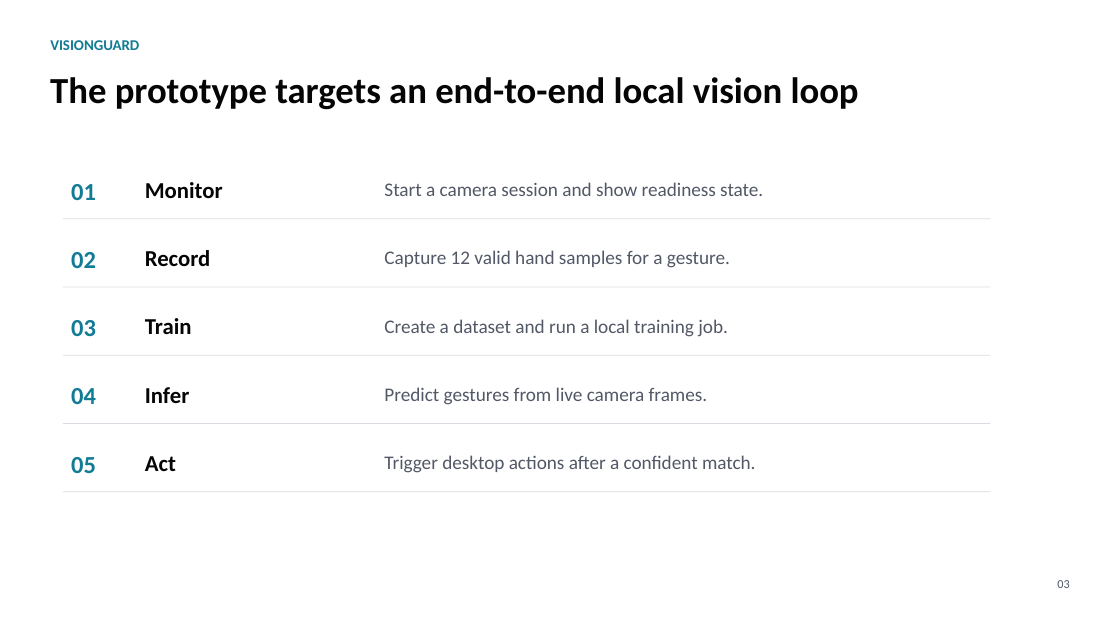
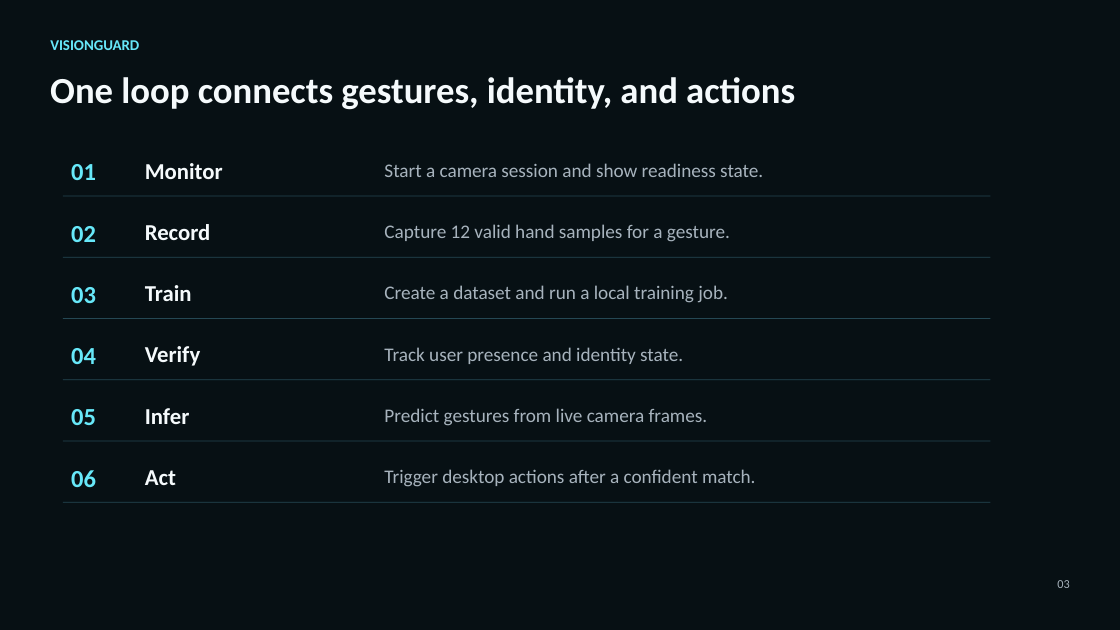
Before and after one commit to StefanPenchev05/VisionGuard, a slide deck: slide 3 of docs/report/visionguard_presentation.pptx. Drawn at 1120x630 pixels with LibreOffice and Linux fonts; fonts in the diff are those of the drawing. Boxes give left, top, right and bottom in pixels: in the first picture for what was removed or moved away, otherwise in the second. Text is boxed around its words. In the diff, an @@ line names an element or a change of style, - is before the commit and + after.

Commit message:
Refactor VisionGuard application architecture

```diff
--- a/docs/report/visionguard_presentation.pptx
+++ b/docs/report/visionguard_presentation.pptx
@@ background #FFFFFF to #071014 @@
@@ rectangle added at <box>0,0,1120,630</box>, fill #071014, outline #071014 0 pt @@
@@ text at <box>50,77,795,110</box>: text changed; text colour #050505 to #F5FAFC @@
-The prototype targets an end-to-end local vision loop
+One loop connects gestures, identity, and actions
@@ 3 texts, 1 line: place and size @@
-3 texts, 1 line at <box>63,182,991,218</box>
+3 texts, 1 line at <box>63,163,991,196</box>
@@ line (63, 196) - (991, 196): stroke #D9DDE3 0.75 pt to #254854 0.75 pt @@
@@ 3 texts: place and size @@
-3 texts at <box>71,250,730,268</box>
+3 texts at <box>71,224,730,242</box>
@@ line moved from (63, 287) - (991, 287) to (63, 257) - (991, 257) @@
@@ line (63, 257) - (991, 257): stroke #D9DDE3 0.75 pt to #254854 0.75 pt @@
@@ text colour #050505 to #F5FAFC in 5 elements at <box>145,470,176,485</box>, <box>145,163,223,179</box>, <box>145,408,190,424</box>, <box>145,224,211,240</box>, <box>145,285,192,301</box> @@
@@ text colour #525866 to #A7B3BD in 6 elements at <box>1057,580,1069,588</box>, <box>384,469,756,487</box>, <box>384,163,763,177</box>, <box>384,408,708,426</box>, <box>384,224,730,242</box>, <box>384,285,728,303</box> @@
@@ 3 texts: place and size @@
-3 texts at <box>71,318,728,337</box>
+3 texts at <box>71,285,728,303</box>
@@ line added from (63, 318) to (991, 318), #254854 0.75 pt @@
@@ text "04": place and size @@
-text "04" at <box>71,388,96,404</box>
+text "04" at <box>71,348,96,364</box>
@@ text added at <box>145,346,201,366</box>, 19.5 pt, text #F5FAFC, bold @@
+Verify
@@ text added at <box>384,347,683,364</box>, 16.5 pt, text #A7B3BD @@
+Track user presence and identity state.
@@ line moved from (63, 355) - (991, 355) to (63, 380) - (991, 380) @@
@@ line (63, 380) - (991, 380): stroke #D9DDE3 0.75 pt to #254854 0.75 pt @@
@@ text colour #127C95 to #67E8F9 in 6 elements at <box>50,40,139,50</box>, <box>71,164,96,180</box>, <box>71,226,96,242</box>, <box>71,287,96,303</box>, <box>71,348,96,364</box>, <box>71,409,96,425</box> @@
@@ text "05": place and size @@
-text "05" at <box>71,457,96,473</box>
+text "05" at <box>71,409,96,425</box>
@@ 2 texts, 1 line: place and size @@
-2 texts, 1 line at <box>63,387,991,423</box>
+2 texts, 1 line at <box>63,408,991,441</box>
@@ line (63, 441) - (991, 441): stroke #D9DDE3 0.75 pt to #254854 0.75 pt @@
@@ text added at <box>71,470,96,487</box>, 21 pt, text #67E8F9, bold @@
+06
@@ text "Act": place and size @@
-text "Act" at <box>145,456,176,471</box>
+text "Act" at <box>145,470,176,485</box>
@@ text "Trigger desktop actions after a ...": place and size @@
-text "Trigger desktop actions after a ..." at <box>384,455,756,473</box>
+text "Trigger desktop actions after a ..." at <box>384,469,756,487</box>
@@ line moved from (63, 492) - (991, 492) to (63, 502) - (991, 502) @@
@@ line (63, 502) - (991, 502): stroke #D9DDE3 0.75 pt to #254854 0.75 pt @@
```
Also in this commit, not shown: 9 other slides changed, 2 slides added, 51 other files.
